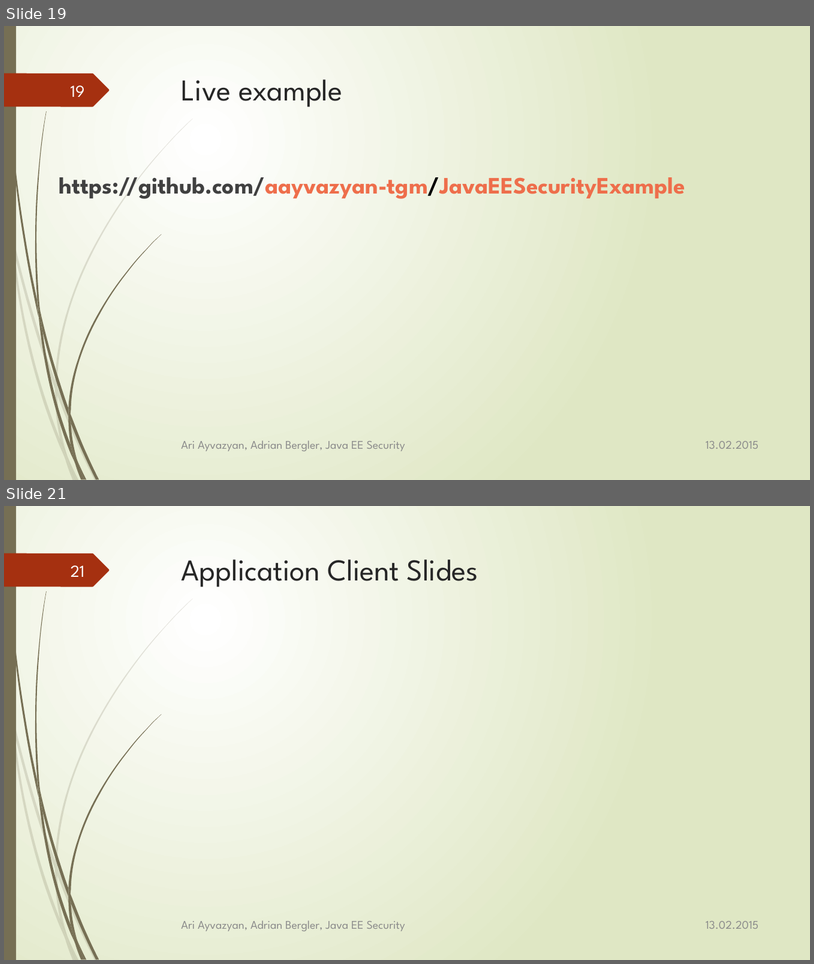
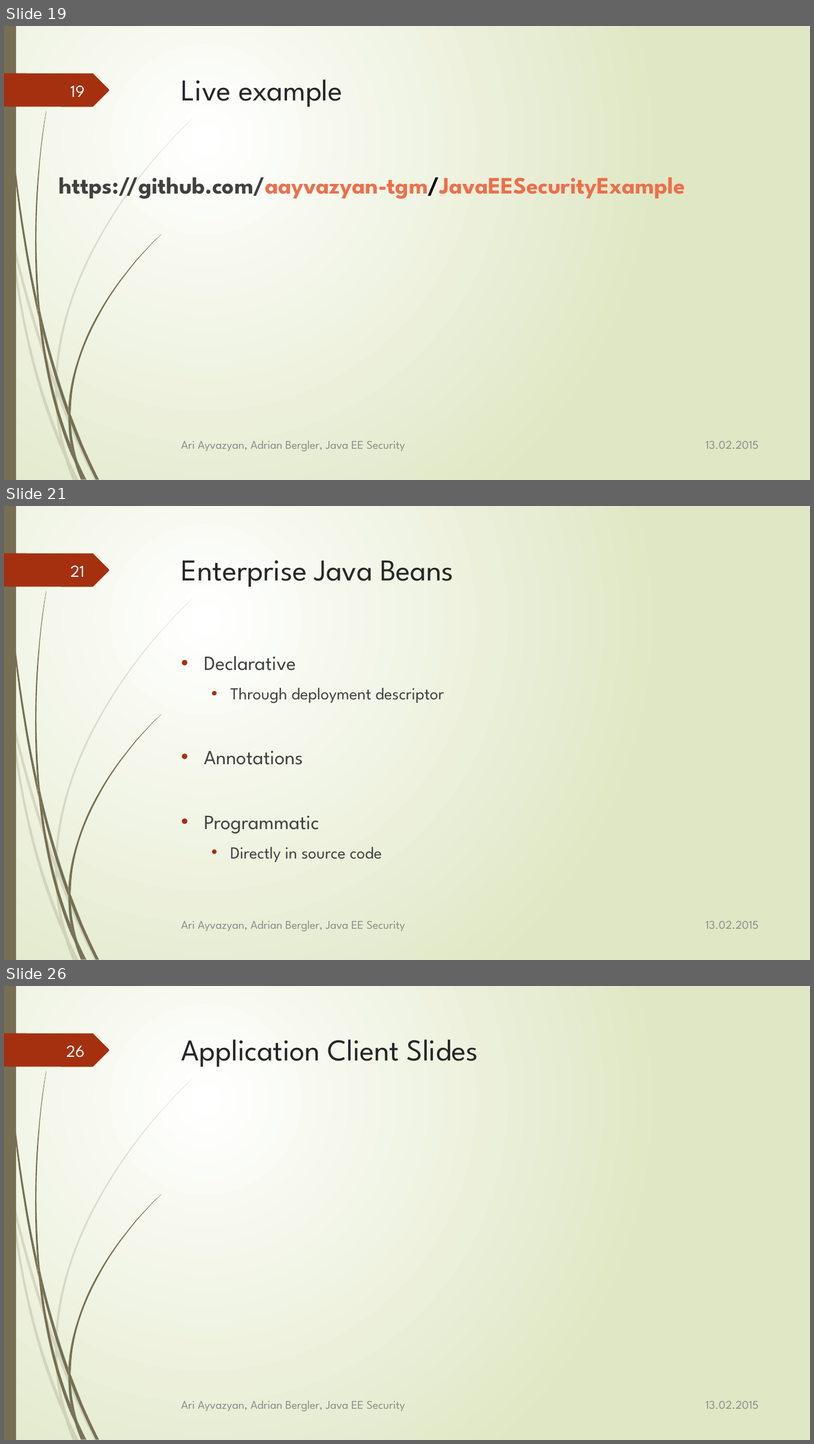
Before and after one commit to aayvazyan-tgm/JavaEESecurityExample, a slide deck: doc/Java EE - Security.pptx. Shown one above the other, each under a label of ours: slides 19 and 21 before the commit, slides 19, 21 and 26 after it; the slides between them are not shown. The pictures are 814x964 and 814x1444 pixels, drawn with LibreOffice and Linux fonts; fonts in the diff are those of the drawing. Boxes give left, top, right and bottom in pixels: in the first picture for what was removed or moved away, otherwise in the second. Text is boxed around its words. In the diff, an @@ line names an element or a change of style, - is before the commit and + after.

```diff
--- a/doc/Java EE - Security.pptx
+++ b/doc/Java EE - Security.pptx
@@ slide 21 added at (4, 506, 810, 960), background gradient #FFFFFF to #DFE8C4; not listed: 24 template elements that a slide beside it also shows @@
@@ page number added at (71, 565, 85, 577), 20 pt, text #FEFFFF @@
+21
@@ title added at (182, 560, 454, 587), 36 pt, text #262626 @@
+Enterprise Java Beans
@@ text added at (204, 656, 444, 862), 20 pt, text #404040 @@
+• Declarative
+  • Through deployment descriptor
+• Annotations
+• Programmatic
+  • Directly in source code
@@ text added at (181, 920, 405, 931), 14 pt, text #8C8C8C @@
+Ari Ayvazyan, Adrian Bergler, Java EE Security
@@ text added at (706, 921, 759, 928), 14 pt, text #8C8C8C @@
+13.02.2015
@@ what was slide 21 is now slide 26 @@
@@ page number at (66, 1045, 85, 1057): text changed @@
-21
+26
```
Also in this commit, not shown: 2 slides changed, 4 other slides added, 2 other files.
